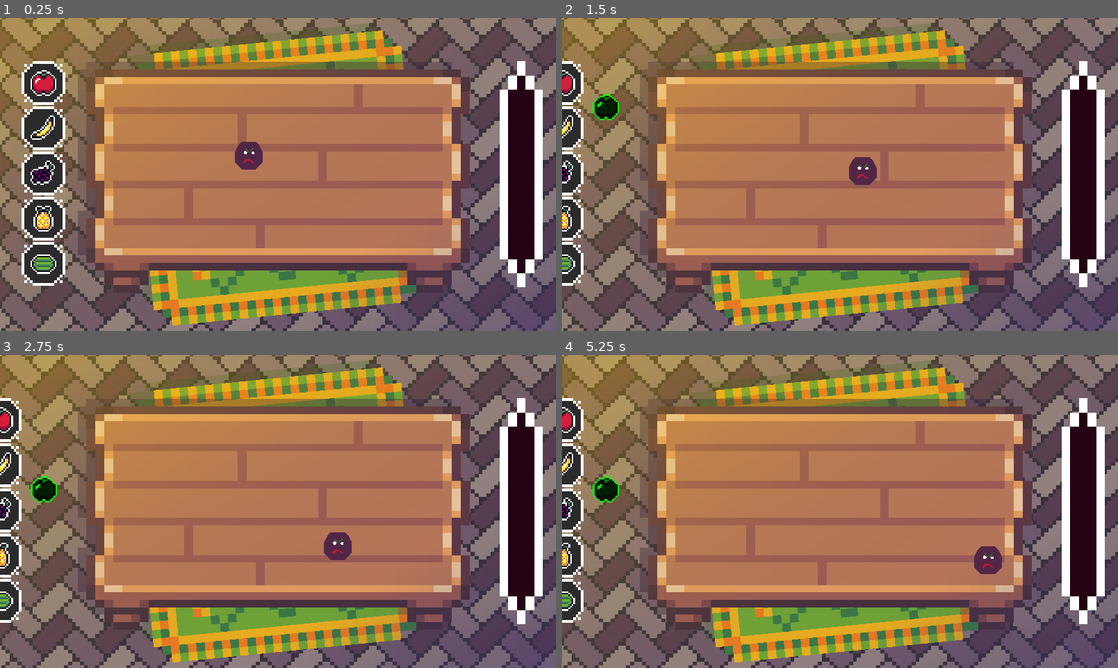
Above: before the commit, frames 1-4 (two rows, left to right).
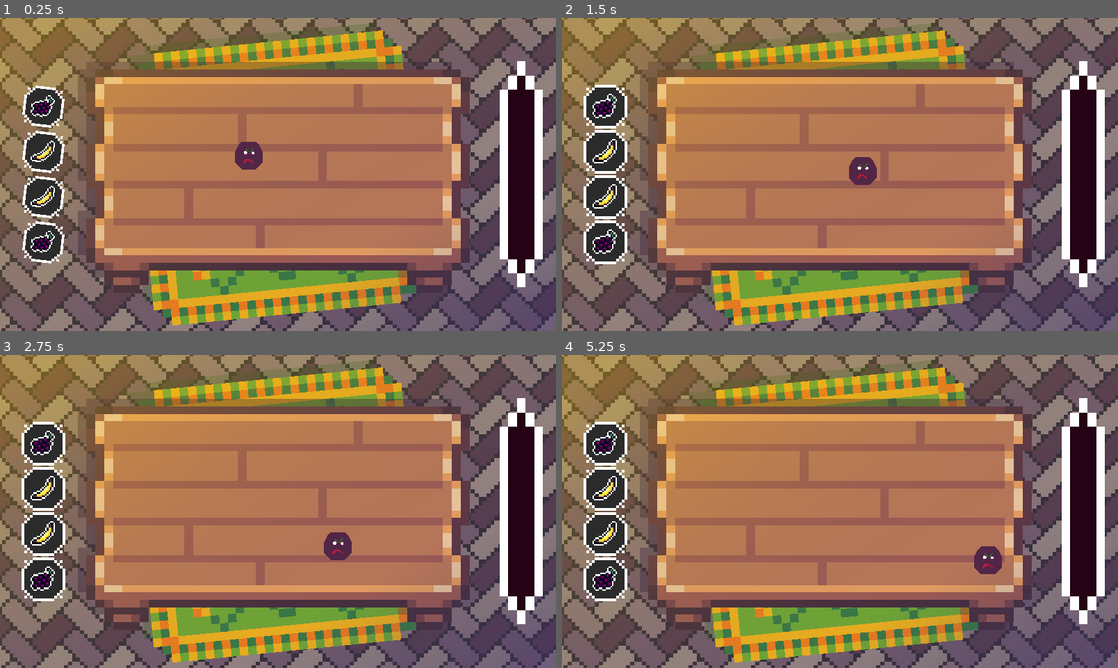
Above: after the commit, the same moments.

Repository: alexg-lviv/FruitTheNinja
Game: Godot game, scene res://src/GameField/MainScene.tscn
Same seed, same stepped clock (60 frames per second), same inputs: the game is played once before the commit and once after it.
Inputs (mouse positions are in pixels of both pictures, inside the frame that each line leads up to):
- Up to frame 1 (0.25 s): no input
- Up to frame 2 (1.5 s): click (606, 83) at 0.52 s; click (606, 105) at 1.27 s
- Up to frame 3 (2.75 s): click (44, 489) at 2.02 s
- Up to frame 4 (5.25 s): click (606, 533) at 2.77 s; click (606, 580) at 3.52 s; click (606, 442) at 4.27 s; click (606, 489) at 5.02 s

The runs differ from the first frame. In frame 1, 4.2% of the frame differs, in the area x 3-12%, y 13-86%; in frame 2, 6.0%; in frame 3, 6.1%, in the area x 0-12%, y 13-86%; in frame 4, 6.1%.

Commit message:
meow....

Diff:
--- a/project.godot
+++ b/project.godot
@@ -36,31 +36,6 @@
 , Object(InputEventMouseButton,"resource_local_to_scene":false,"resource_name":"","device":-1,"window_id":0,"alt_presse …(233 unchanged characters)…
 ]
 }
-launch_apple={
-"deadzone": 0.5,
-"events": [Object(InputEventKey,"resource_local_to_scene":false,"resource_name":"","device":0,"window_id":0,"alt_pressed":false,"shift_pressed":false,"ctrl_pressed":false,"meta_pressed":false,"pressed":false,"keycode":0,"physical_keycode":49,"key_label":0,"unicode":0,"echo":false,"script":null)
-]
-}
-launch_banana={
-"deadzone": 0.5,
-"events": [Object(InputEventKey,"resource_local_to_scene":false,"resource_name":"","device":-1,"window_id":0,"alt_pressed":false,"shift_pressed":false,"ctrl_pressed":false,"meta_pressed":false,"pressed":false,"keycode":0,"physical_keycode":50,"key_label":0,"unicode":50,"echo":false,"script":null)
-]
-}
-launch_grape={
-"deadzone": 0.5,
-"events": [Object(InputEventKey,"resource_local_to_scene":false,"resource_name":"","device":-1,"window_id":0,"alt_pressed":false,"shift_pressed":false,"ctrl_pressed":false,"meta_pressed":false,"pressed":false,"keycode":0,"physical_keycode":51,"key_label":0,"unicode":51,"echo":false,"script":null)
-]
-}
-launch_pineapple={
-"deadzone": 0.5,
-"events": [Object(InputEventKey,"resource_local_to_scene":false,"resource_name":"","device":-1,"window_id":0,"alt_pressed":false,"shift_pressed":false,"ctrl_pressed":false,"meta_pressed":false,"pressed":false,"keycode":0,"physical_keycode":52,"key_label":0,"unicode":52,"echo":false,"script":null)
-]
-}
-launch_watermelon={
-"deadzone": 0.5,
-"events": [Object(InputEventKey,"resource_local_to_scene":false,"resource_name":"","device":-1,"window_id":0,"alt_pressed":false,"shift_pressed":false,"ctrl_pressed":false,"meta_pressed":false,"pressed":false,"keycode":0,"physical_keycode":53,"key_label":0,"unicode":53,"echo":false,"script":null)
-]
-}
 aim={
 "deadzone": 0.5,
 "events": [Object(InputEventMouseButton,"resource_local_to_scene":false,"resource_name":"","device":-1,"window_id":0,"a …(242 unchanged characters)…
@@ -69,6 +44,26 @@
 slowmo={
 "deadzone": 0.5,
 "events": [Object(InputEventKey,"resource_local_to_scene":false,"resource_name":"","device":-1,"window_id":0,"alt_pressed":false,"shift_pressed":false,"ctrl_pressed":false,"meta_pressed":false,"pressed":false,"keycode":0,"physical_keycode":32,"key_label":0,"unicode":32,"echo":false,"script":null)
+]
+}
+projectile_1={
+"deadzone": 0.5,
+"events": [Object(InputEventKey,"resource_local_to_scene":false,"resource_name":"","device":-1,"window_id":0,"alt_pressed":false,"shift_pressed":false,"ctrl_pressed":false,"meta_pressed":false,"pressed":false,"keycode":0,"physical_keycode":49,"key_label":0,"unicode":49,"echo":false,"script":null)
+]
+}
+projectile_2={
+"deadzone": 0.5,
+"events": [Object(InputEventKey,"resource_local_to_scene":false,"resource_name":"","device":-1,"window_id":0,"alt_pressed":false,"shift_pressed":false,"ctrl_pressed":false,"meta_pressed":false,"pressed":false,"keycode":0,"physical_keycode":50,"key_label":0,"unicode":50,"echo":false,"script":null)
+]
+}
+projectile_3={
+"deadzone": 0.5,
+"events": [Object(InputEventKey,"resource_local_to_scene":false,"resource_name":"","device":-1,"window_id":0,"alt_pressed":false,"shift_pressed":false,"ctrl_pressed":false,"meta_pressed":false,"pressed":false,"keycode":0,"physical_keycode":51,"key_label":0,"unicode":51,"echo":false,"script":null)
+]
+}
+projectile_4={
+"deadzone": 0.5,
+"events": [Object(InputEventKey,"resource_local_to_scene":false,"resource_name":"","device":-1,"window_id":0,"alt_pressed":false,"shift_pressed":false,"ctrl_pressed":false,"meta_pressed":false,"pressed":false,"keycode":0,"physical_keycode":52,"key_label":0,"unicode":52,"echo":false,"script":null)
 ]
 }
 
--- a/src/GameField/MainScene.gd
+++ b/src/GameField/MainScene.gd
@@ -1,10 +1,12 @@
 extends Control
+
+@export var populate_time: float
 
 @export var slowmo_time: float
 @export var slowmo_slow: float
 @export var slowmo_cd: float
 
-@onready var _projectiles_butts = $VBoxLeft.get_children()
+@onready var _projectiles_butts := []
 
 @onready var _aim_rect = $AimField.get_rect() as Rect2
 @onready var _ai_rect = $AiField.get_rect() as Rect2
@@ -13,13 +15,18 @@
 
 var _left_bar_tween
 
-@onready var _launch_actions := {
-	"launch_apple": $VBoxLeft/Apple,
-	"launch_banana": $VBoxLeft/Banana,
-	"launch_grape": $VBoxLeft/Grape,
-	"launch_pineapple": $VBoxLeft/Pineapple,
-	"launch_watermelon": $VBoxLeft/Watermelon,
+var _projectiles := [
+	"Apple", "Banana", "Grape", "Pineapple", "Watermelon", "Coconut"
+	]
+
+var _actions := {
+	"projectile_1": 0,
+	"projectile_2": 1,
+	"projectile_3": 2,
+	"projectile_4": 3,
 }
+
+var _butt = preload("res://src/UI/ProjectileButt.tscn")
 
 var _is_slowmo := false
 @onready var _slowmo_timer = $SlowmoTimer
@@ -27,26 +34,47 @@
 
 
 func _ready():
+	$PopulateTimer.wait_time = populate_time
 	slowmo_time *= slowmo_slow
 	_slowmo_timer.wait_time = slowmo_time
 	$SlowmoProgress.max_value = slowmo_time
 	set_physics_process(false)
-	for butt in _projectiles_butts:
-		butt.pressed.connect(_on_projectile_butt_pressed.bind(butt))
+	_populate()
+	$PopulateTimer.start()
 
 
 func _physics_process(delta):
 	$SlowmoProgress.value = _slowmo_timer.time_left
 
 
+func _populate():
+	for ch in $VBoxLeft.get_children():
+		if ch.disabled:
+			_projectiles_butts.erase(ch)
+			var t = get_tree().create_tween().set_parallel(true).set_trans(Tween.TRANS_BACK).set_ease(Tween.EASE_IN)
+			t.tween_property(ch, "scale", Vector2.ZERO, 0.5)
+			t.tween_property(ch, "rotation_degrees", -90, 0.5)
+			await t.finished
+			ch.queue_free()
+
+	var diff = 4 - $VBoxLeft.get_child_count()
+	for i in range(diff):
+		var b = _butt.instantiate()
+		b.projectile = _projectiles[randi() % _projectiles.size()]
+		$VBoxLeft.add_child(b)
+		var t = get_tree().create_tween().set_parallel(true).set_trans(Tween.TRANS_BACK).set_ease(Tween.EASE_OUT)
+		t.tween_property(b, "scale", Vector2.ONE, 0.8).from(Vector2.ZERO)
+		t.tween_property(b, "rotation_degrees", 0, 0.8).from(90)
+
+
 func _input(event):
-	for action in _launch_actions:
-		if event.is_action_pressed(action):
-			if _preview != null:
-				_preview.queue_free()
-				await _preview.tree_exited
-			if not _launch_actions[action].disabled:
-				_launch_actions[action].emit_signal("pressed")
+	for action in _actions:
+		if event.is_action_pressed(action) and _actions[action] <= len(_projectiles) - 1:
+			if $VBoxLeft.get_child(_actions[action]) != null and not $VBoxLeft.get_child(_actions[action]).disabled:
+				if _preview != null:
+					_preview.queue_free()
+					await _preview.tree_exited
+				launch_butt($VBoxLeft.get_child(_actions[action]))
 
 	if event.is_action_pressed("ui_cancel") and _preview != null:
 		_preview.queue_free()
@@ -85,7 +113,7 @@
 	_slowmo_tween.tween_property($SlowmoProgress, "value", slowmo_time, slowmo_cd)
 
 
-func _on_projectile_butt_pressed(butt):
+func launch_butt(butt):
 	_preview = load("res://src/ProjectilesLauncher/Launcher.tscn").instantiate()
 	$CanvasLayer.add_child(_preview)
 	_preview.init_set(butt, _aim_rect, _ai_rect)
@@ -101,10 +129,7 @@
 	projectile.speed *= speed_coef
 	projectile.set_direction(direction)
 	Projectiles.spawned.append(projectile)
-
-	butt._on_launch()
-
-	_on_projectile_butt_pressed(butt)
+	butt.disabled = true
 
 
 func _show_bars():
@@ -119,3 +144,7 @@
 		_left_bar_tween.kill()
 	_left_bar_tween = get_tree().create_tween()
 	_left_bar_tween.tween_property($VBoxLeft, "position", Vector2(-50, 100), 0.3)
+
+
+func _on_populate_timer_timeout():
+	_populate()
--- a/src/GameField/MainScene.tscn
+++ b/src/GameField/MainScene.tscn
@@ -6,7 +6,6 @@
 [ext_resource type="Texture2D" uid="uid://covhicrdu1iu0" path="res://assets/backgrounds/carpet.png" id="3_kc82t"]
 [ext_resource type="Shader" path="res://src/UI/shaders/shadow.gdshader" id="4_7j0s5"]
 [ext_resource type="Texture2D" uid="uid://gr8j8k68ub8o" path="res://assets/backgrounds/table.png" id="4_ixhuf"]
-[ext_resource type="PackedScene" uid="uid://ulydrceem7fg" path="res://src/UI/ProjectileButt.tscn" id="4_p185g"]
 [ext_resource type="PackedScene" uid="uid://meav3ml5vmta" path="res://src/AiAgent/Player.tscn" id="5_7y0iy"]
 [ext_resource type="Texture2D" uid="uid://vno74iskjocn" path="res://assets/aim_bar/under.png" id="8_jyixy"]
 [ext_resource type="Texture2D" uid="uid://g1imjaeflqxr" path="res://assets/aim_bar/over.png" id="9_ndt7q"]
@@ -60,6 +59,7 @@
 grow_horizontal = 2
 grow_vertical = 2
 script = ExtResource("1_fcdyl")
+populate_time = 5.0
 slowmo_time = 5.0
 slowmo_slow = 0.1
 slowmo_cd = 5.0
@@ -161,32 +161,7 @@
 offset_right = 150.0
 offset_bottom = -100.0
 grow_vertical = 2
-
-[node name="Apple" parent="VBoxLeft" instance=ExtResource("4_p185g")]
-layout_mode = 2
-mouse_filter = 1
-projectile = "Apple"
-cd = 0.5
-
-[node name="Banana" parent="VBoxLeft" instance=ExtResource("4_p185g")]
-layout_mode = 2
-projectile = "Banana"
-cd = 0.5
-
-[node name="Grape" parent="VBoxLeft" instance=ExtResource("4_p185g")]
-layout_mode = 2
-projectile = "Grape"
-cd = 1.0
-
-[node name="Pineapple" parent="VBoxLeft" instance=ExtResource("4_p185g")]
-layout_mode = 2
-projectile = "Pineapple"
-cd = 5.0
-
-[node name="Watermelon" parent="VBoxLeft" instance=ExtResource("4_p185g")]
-layout_mode = 2
-projectile = "Watermelon"
-cd = 5.0
+alignment = 1
 
 [node name="SlowmoProgress" type="TextureProgressBar" parent="."]
 layout_mode = 1
@@ -260,4 +235,7 @@
 [node name="SlowmoTimer" type="Timer" parent="."]
 one_shot = true
 
+[node name="PopulateTimer" type="Timer" parent="."]
+
 [connection signal="timeout" from="SlowmoTimer" to="." method="_on_slowmo_timer_timeout"]
+[connection signal="timeout" from="PopulateTimer" to="." method="_on_populate_timer_timeout"]
--- a/src/Projectiles/Coconut/Coconut.tscn
+++ b/src/Projectiles/Coconut/Coconut.tscn
@@ -2,7 +2,7 @@
 
 [ext_resource type="PackedScene" uid="uid://vy6xu767jks6" path="res://src/Projectiles/Projectile.tscn" id="1_4ewcy"]
 [ext_resource type="Script" path="res://src/Projectiles/Coconut/Coconut.gd" id="2_71jp8"]
-[ext_resource type="Texture2D" uid="uid://b8ujnopyg58gq" path="res://assets/fruits/coco.png" id="2_rnmma"]
+[ext_resource type="Texture2D" uid="uid://b8ujnopyg58gq" path="res://assets/fruits/Coconut.png" id="2_rnmma"]
 
 [sub_resource type="CircleShape2D" id="CircleShape2D_0dlj5"]
 radius = 24.0
--- a/src/UI/ProjectileButt.gd
+++ b/src/UI/ProjectileButt.gd
@@ -1,7 +1,6 @@
 extends TextureButton
 
 @export var projectile: String
-@export var cd: float
 
 var projectile_texture
 var projectile_scene: String
@@ -12,22 +11,4 @@
 	projectile_scene = "res://src/Projectiles/" + projectile + "/" + projectile + ".tscn"
 	$Icon.texture = load("res://assets/fruits/" + projectile + ".png")
 	projectile_texture = $Icon.texture
-	$Timer.wait_time = cd
-	$TextureProgressBar.max_value = cd
 	$TextureProgressBar.value = 0
-
-
-func _physics_process(delta):
-	$TextureProgressBar.value = $Timer.time_left
-
-
-func _on_launch():
-	disabled = true
-	$Timer.start()
-	set_physics_process(true)
-
-
-func _on_timer_timeout():
-	disabled = false
-	set_physics_process(false)
-	$TextureProgressBar.value = 0
--- a/src/UI/ProjectileButt.tscn
+++ b/src/UI/ProjectileButt.tscn
@@ -1,13 +1,15 @@
-[gd_scene load_steps=4 format=3 uid="uid://ulydrceem7fg"]
+[gd_scene load_steps=5 format=3 uid="uid://ulydrceem7fg"]
 
 [ext_resource type="Script" path="res://src/UI/ProjectileButt.gd" id="1_5nudt"]
 [ext_resource type="Texture2D" uid="uid://dr2rewwi7jo0o" path="res://assets/butts/launch.png" id="1_yxtie"]
+[ext_resource type="Texture2D" uid="uid://gr8j8k68ub8o" path="res://assets/backgrounds/table.png" id="2_exg7e"]
 [ext_resource type="Texture2D" uid="uid://dj4u1k54fyqtg" path="res://assets/fruits/Banana.png" id="2_j1m41"]
 
 [node name="ProjectileButt" type="TextureButton"]
 custom_minimum_size = Vector2(100, 100)
 pivot_offset = Vector2(50, 50)
 texture_normal = ExtResource("1_yxtie")
+texture_disabled = ExtResource("2_exg7e")
 stretch_mode = 5
 script = ExtResource("1_5nudt")
 
@@ -40,8 +42,3 @@
 nine_patch_stretch = true
 texture_progress = ExtResource("1_yxtie")
 tint_progress = Color(0.560784, 0.419608, 0.713726, 0.74902)
-
-[node name="Timer" type="Timer" parent="."]
-one_shot = true
-
-[connection signal="timeout" from="Timer" to="." method="_on_timer_timeout"]
Renamed: assets/fruits/coco.png -> assets/fruits/Coconut.png
Not shown, changed: assets/fruits/Coconut.png.import
Not shown: 1 places in src/GameField/MainScene.tscn that only renumber resources
